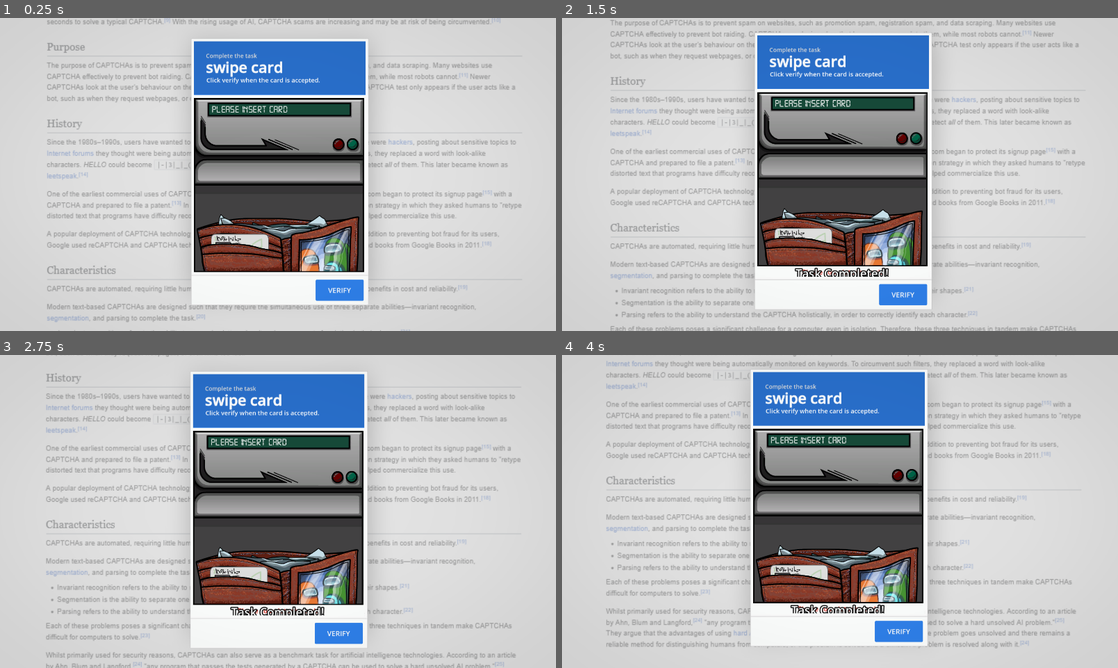
Above: before the commit, frames 1-4 (two rows, left to right).
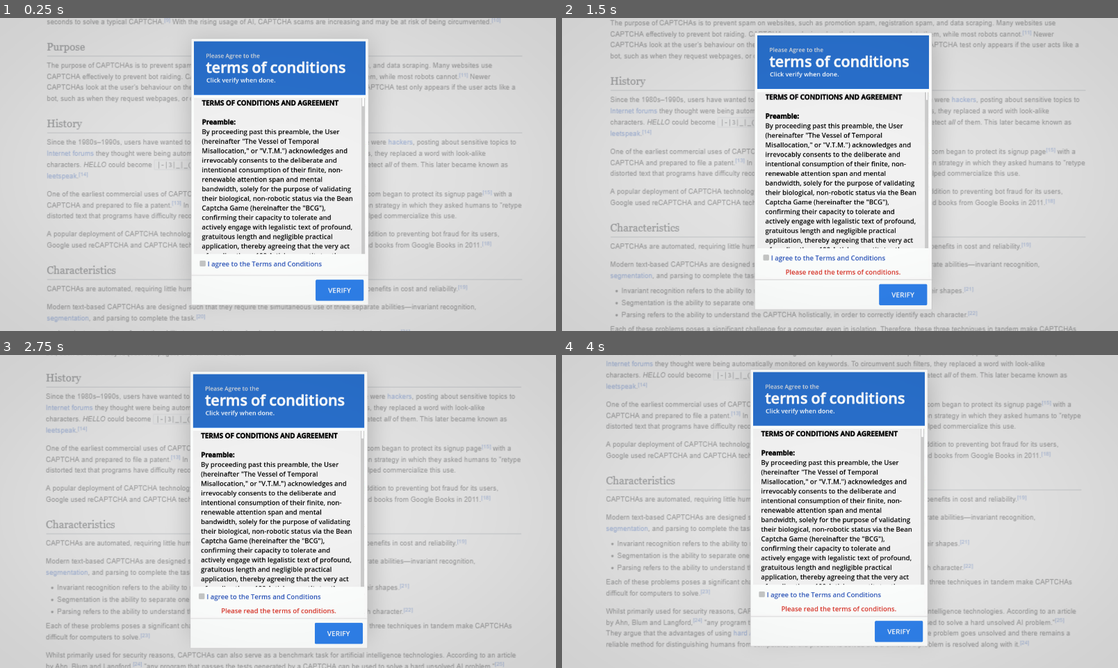
Above: after the commit, the same moments.

Repository: NonsenseNH/CaptchaWare
Game: Godot game, scene res://scenes/test_microgame.tscn
Two runs of this game, one before a commit and one after it. Both use one fixed random seed, a clock stepped at 60 frames per second and the inputs below. This scene is started directly instead of the project's main scene. Sound files missing from this copy of the repository are replaced by a short silence.
Inputs (mouse positions are in pixels of both pictures, inside the frame that each line leads up to):
- Up to frame 1 (0.25 s): no input
- Up to frame 2 (1.5 s): tap Enter at 0.5 s; move the mouse to (962, 158) at 0.52 s; press the mouse at (962, 158) at 0.53 s; hold D (right) 0.53-1.25 s; release the mouse at (962, 158) at 1.25 s; drag from (728, 190) to (812, 237) at 1.27 s
- Up to frame 3 (2.75 s): move the mouse to (333, 442) at 2.02 s; press the mouse at (333, 442) at 2.03 s; hold D (right) from 2.03 s (still down)
- Up to frame 4 (4 s): release D (right) at 2.75 s; release the mouse at (895, 442) at 2.75 s; drag from (812, 574) to (673, 464) at 2.77 s; move the mouse to (1006, 558) at 3.52 s; press the mouse at (1006, 558) at 3.53 s; hold A (left) from 3.53 s (still down)

The runs differ from the first frame. In frame 1, 17% of the frame differs, in the area x 34-66%, y 11-82%; in frame 2, 17%; in frame 3, 18%, in the area x 34-66%, y 9-84%; in frame 4, 17%.

Commit message:
fixed some bugs

Diff:
--- a/scenes/test_microgame.tscn
+++ b/scenes/test_microgame.tscn
@@ -127,7 +127,7 @@
 
 [node name="MicrogameGameplay" type="Node2D" parent="." groups=["main_game"]]
 script = ExtResource("2_xqagn")
-force_microgame = "cardSwipe"
+force_microgame = "termsOfService"
 
 [node name="bg" type="TextureRect" parent="MicrogameGameplay"]
 self_modulate = Color(0.8901961, 0.8901961, 0.8901961, 0.3529412)
--- a/scripts/gameplay.gd
+++ b/scripts/gameplay.gd
@@ -221,9 +221,7 @@
 	if did_fail:
 		fails += 1
 		if fails >= 4:
-			captcha_transition.set("parameters/conditions/no lives", true)
-			error_message.visible = true
-			game_started = false
+			game_over()
 
 	var can_speed_up := games_played % games_left_to_speed_up == 0
 
@@ -232,6 +230,21 @@
 		set_game_speed(1)
 
 	captcha_transition.set("parameters/conditions/failed", did_fail)
+
+func game_over() -> void:
+	disconnect_prev_microgame_signals()
+
+	captcha_transition.set("parameters/conditions/no lives", true)
+	error_message.visible = true
+	game_started = false
+
+func disconnect_prev_microgame_signals() -> void:
+	if prev_microgame == null: return
+	on_transition_complete.disconnect(prev_microgame.on_transition_complete)
+	prev_microgame.override_instruction_text.disconnect(override_instructions)
+	prev_microgame.set_camera_shake.disconnect(camera_shake)
+	prev_microgame.skip_timer.disconnect(skip_timer)
+	prev_microgame.end_microgame.disconnect(transition_game)
 
 func music_handler(has_failed : bool) -> void:
 	if !music.playing:
@@ -325,12 +338,7 @@
 
 	cur_microgame.z_index += 1
 
-	if prev_microgame != null:
-		on_transition_complete.disconnect(prev_microgame.on_transition_complete)
-		prev_microgame.override_instruction_text.disconnect(override_instructions)
-		prev_microgame.set_camera_shake.disconnect(camera_shake)
-		prev_microgame.skip_timer.disconnect(skip_timer)
-		prev_microgame.end_microgame.disconnect(transition_game)
+	disconnect_prev_microgame_signals()
 
 	on_transition_complete.connect(cur_microgame.on_transition_complete)
 	cur_microgame.override_instruction_text.connect(override_instructions)
@@ -429,6 +437,6 @@
 
 func _on_captcha_animation_player_animation_finished(anim_name: StringName) -> void:
 	print_debug(anim_name)
-	if !["gametransition_end", "gametransition_speedup", "gametransition_gameover", "gametransition_speedup_beginning"].has(anim_name): return
+	if !["gametransition_end", "gametransition_speedup", "gametransition_speedup_beginning"].has(anim_name): return
 	on_transition_complete.emit()
 	captcha_input_disabler.visible = false
--- a/scripts/microgames/terms_of_service/terms_of_service.gd
+++ b/scripts/microgames/terms_of_service/terms_of_service.gd
@@ -12,6 +12,8 @@
 
 @onready var scroll_fast_sound: AudioStreamPlayer = $scroll_fast
 @onready var scroll_impact_sound: AudioStreamPlayer = $scroll_impact
+
+var process_delta := 0.0
 
 var scroll_velocity := 0.0
 var full_tos_text : PackedStringArray
@@ -68,9 +70,11 @@
 	if force_stopped: return
 	if event is InputEventMouseButton:
 		if event.button_index == MOUSE_BUTTON_WHEEL_DOWN and event.pressed:
-			scroll_velocity += 20
+			scroll_velocity += (30 * 100) * process_delta
 
 func _process(delta: float) -> void:
+	process_delta = delta
+
 	scroll_container.scroll_vertical += int(scroll_velocity * minf(delta * 20.0, 1.0))
 	scroll_velocity = lerpf(scroll_velocity, 0, minf(delta, 1))
 
Binary file added: sprites/do_nothing/IMG_6559.jpg
Not shown, added: sprites/do_nothing/IMG_6559.jpg.import
